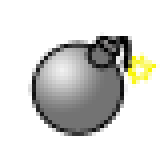
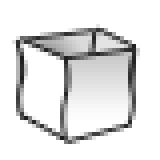
Layered file, before and after one edit (160px x 160px). Changes by layer:
added group "PACK" with 4 layers above "BOMB" over 16, 28, 136, 140
added layer "Фигура 7" in group "PACK" over 64, 48, 136, 140
added layer "Фигура 6" in group "PACK" over 16, 40, 72, 140
added layer "Фигура 9" in group "PACK" over 88, 28, 136, 124
added layer "Фигура 8" in group "PACK" over 20, 32, 104, 116
moved "Фигура 5" into group "BOMB" over 128, 56, 156, 84
moved "Фигура 4" into group "BOMB" over 108, 36, 144, 76
moved "Фигура 3" into group "BOMB" over 96, 32, 124, 56
moved "Фигура 2" into group "BOMB" over 84, 36, 120, 72
moved "Фигура 1 (копия)" into group "BOMB" over 32, 44, 124, 132
moved "Фигура 1" into group "BOMB" over 28, 40, 128, 136
